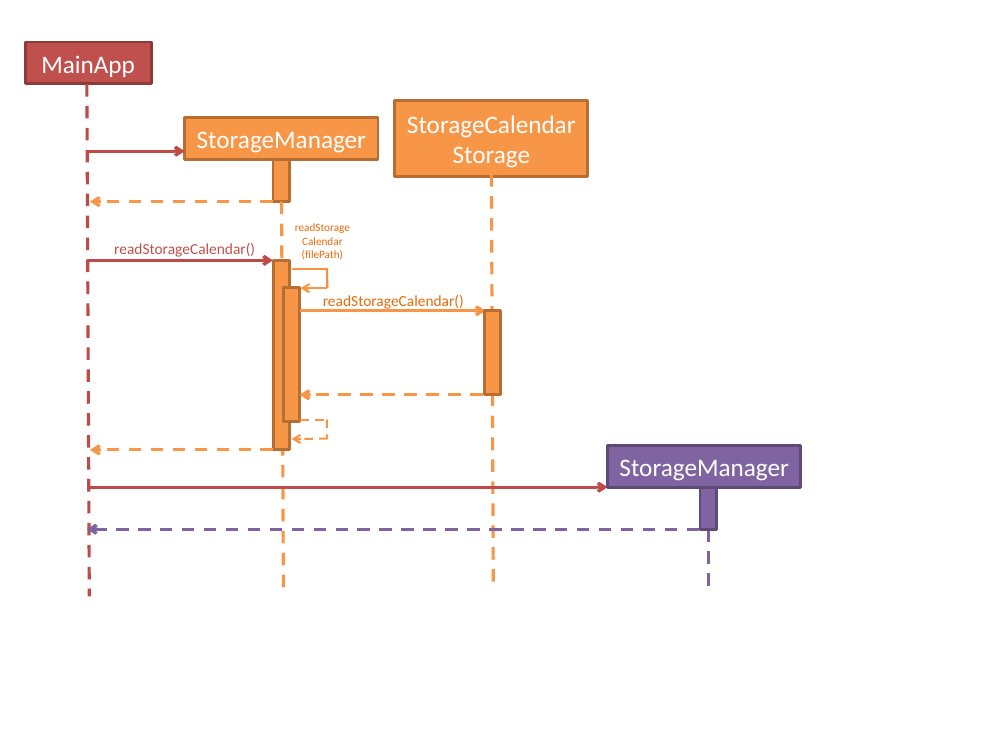
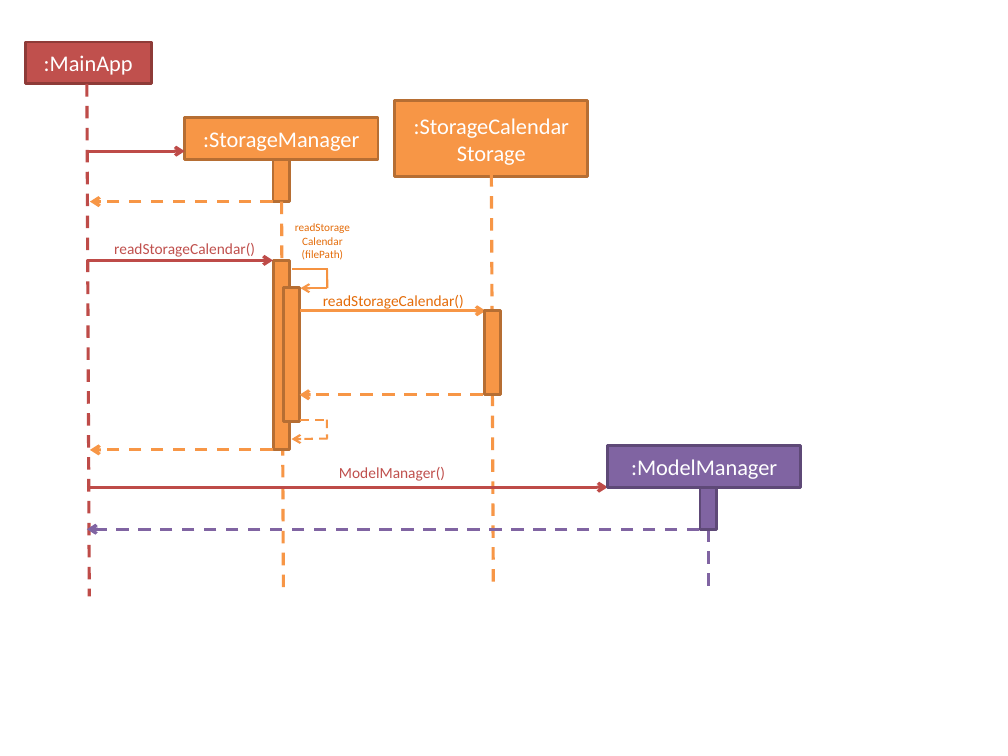
Before and after one commit to tzerbin/addressbook-level4, a slide deck: slide 1 of docs/diagrams/ReadStorageSequenceDiagram.pptx. Drawn at 1008x756 pixels with LibreOffice and Linux fonts; fonts in the diff are those of the drawing. Boxes give left, top, right and bottom in pixels: in the first picture for what was removed or moved away, otherwise in the second. Text is boxed around its words. In the diff, an @@ line names an element or a change of style, - is before the commit and + after.

Commit message:
Amend read storage sequence diagram

```diff
--- a/docs/diagrams/ReadStorageSequenceDiagram.pptx
+++ b/docs/diagrams/ReadStorageSequenceDiagram.pptx
@@ text in rectangle at bbox=[44, 55, 133, 75]: text changed; size 18 to 16 pt @@
-MainApp
+:MainApp
@@ text in rectangle at bbox=[414, 118, 569, 165]: text changed; size 18 to 16 pt @@
-StorageCalendarStorage
+:StorageCalendar
+Storage
@@ text in rectangle at bbox=[203, 132, 359, 151]: text changed; size 18 to 16 pt @@
-StorageManager
+:StorageManager
@@ text added at bbox=[339, 467, 445, 481], 11 pt, text #C0504D @@
+ModelManager()
@@ text in rectangle at bbox=[631, 459, 777, 479]: text changed; size 18 to 16 pt @@
-StorageManager
+:ModelManager
```
Also in this commit, not shown: 2 other files.
